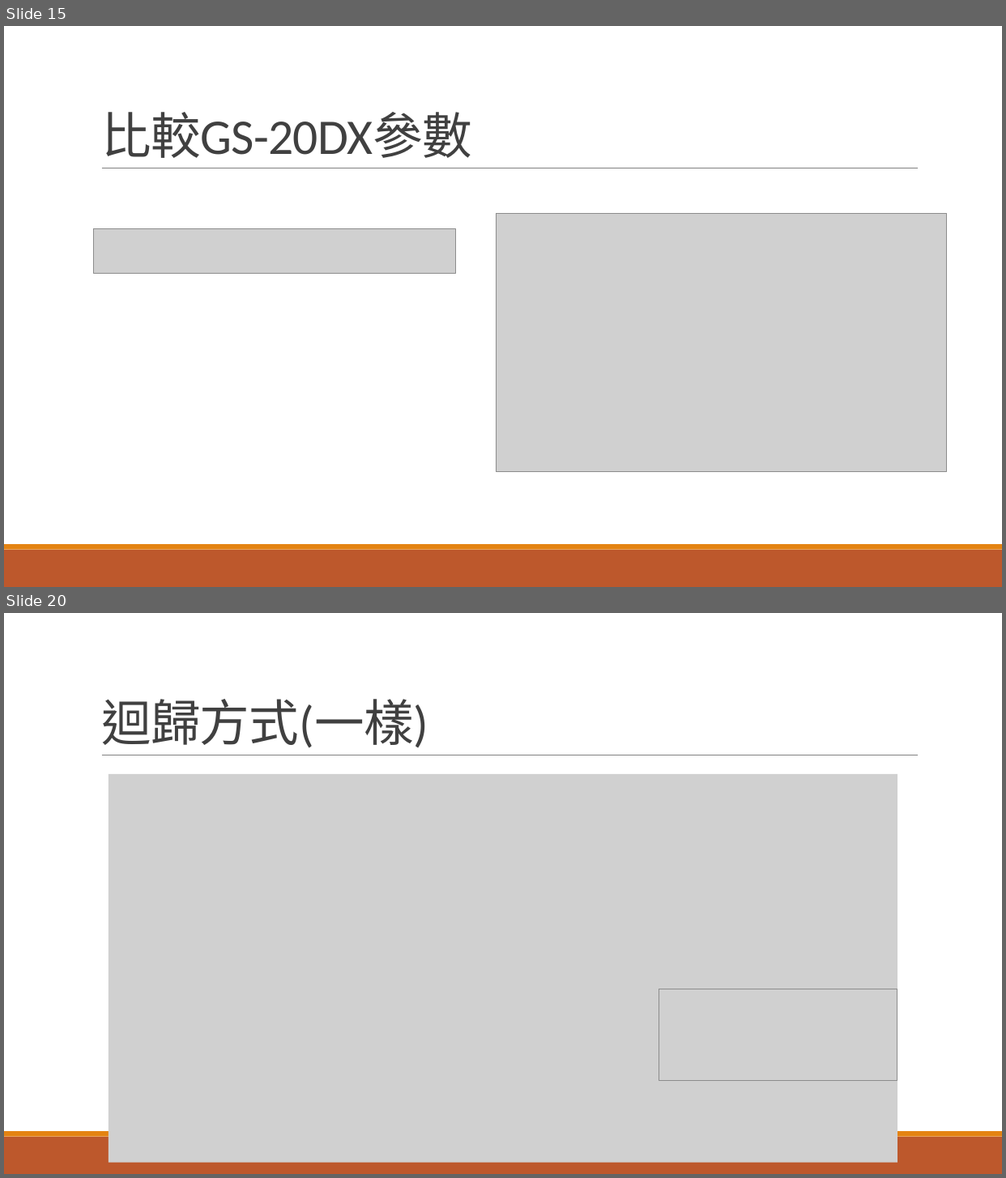
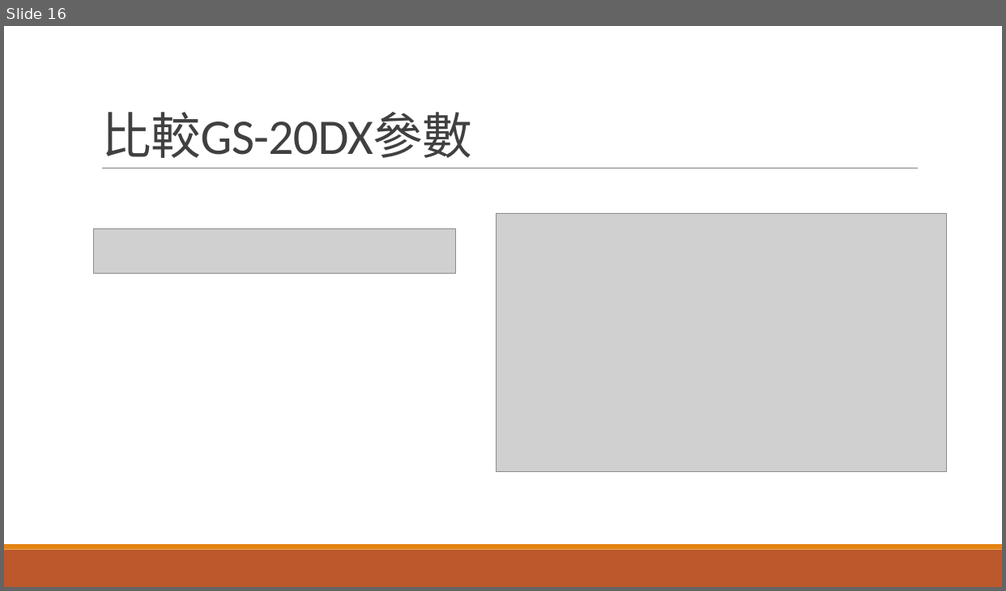
Before and after one commit to r889165/BackUpThesis, a slide deck: Geophone_Calibration/地聲儀求參數.pptx. Shown one above the other, each under a label of ours: slides 15 and 20 before the commit, slide 16 after it; the slides between them are not shown. The pictures are 1006x1178 and 1006x591 pixels, drawn with LibreOffice and Linux fonts; fonts in the diff are those of the drawing; grey boxes stand for pictures. Boxes give left, top, right and bottom in pixels: in the first picture for what was removed or moved away, otherwise in the second. Text is boxed around its words. In the diff, an @@ line names an element or a change of style, - is before the commit and + after.

```diff
--- a/Geophone_Calibration/地聲儀求參數.pptx
+++ b/Geophone_Calibration/地聲儀求參數.pptx
@@ slide 20 removed at [4, 613, 1002, 1174], background #FFFFFF; not listed: 3 template elements that a slide beside it also shows @@
@@ title removed at [101, 699, 428, 748] @@
-迴歸方式(一樣)
@@ picture removed at [108, 774, 898, 1162] @@
@@ picture removed at [659, 989, 898, 1080] @@
@@ what was slide 15 is now slide 16 @@
```
Also in this commit, not shown: 1 slide changed, 1 slide added, 14 other slides removed, 49 other files.
